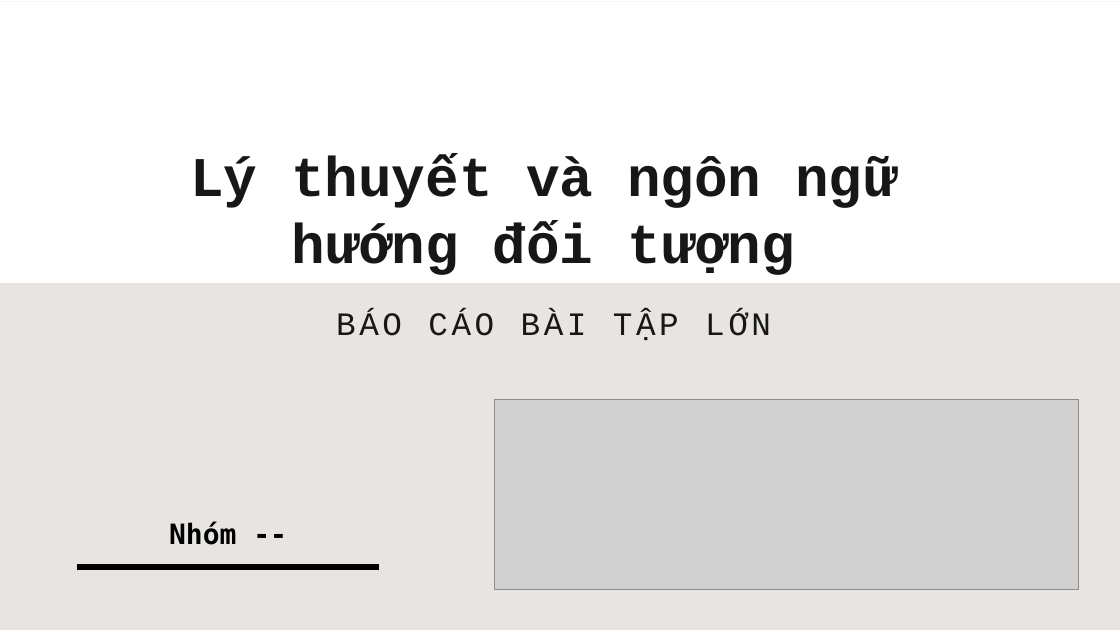
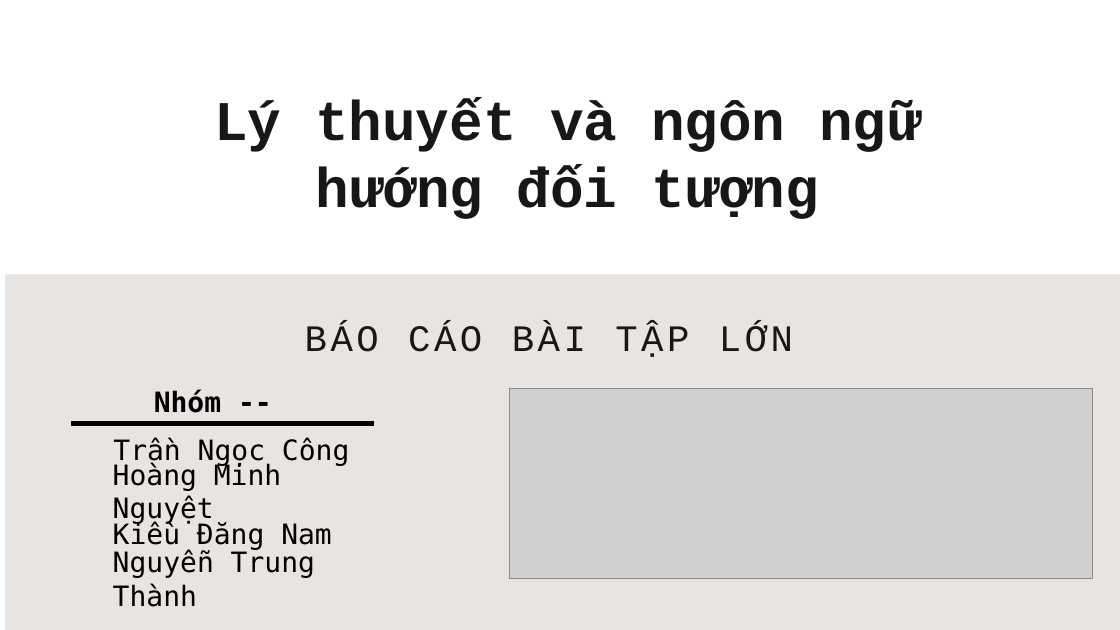
Before and after one commit to thanhhff/Cafe-Manager, a slide deck: slide 1 of report/FinalReport.pptx. Drawn at 1120x630 pixels with LibreOffice and Linux fonts; fonts in the diff are those of the drawing; grey boxes stand for pictures. Boxes give left, top, right and bottom in pixels: in the first picture for what was removed or moved away, otherwise in the second. Text is boxed around its words. In the diff, an @@ line names an element or a change of style, - is before the commit and + after.

```diff
--- a/report/FinalReport.pptx
+++ b/report/FinalReport.pptx
@@ rectangle resized from (x1=0, y1=2, x2=1120, y2=283) to (x1=0, y1=0, x2=1120, y2=275) @@
@@ text "Lý thuyết và ngôn ngữ" moved from (x1=190, y1=156, x2=896, y2=275) to (x1=214, y1=100, x2=920, y2=219) @@
@@ rectangle resized from (x1=0, y1=2, x2=1120, y2=630) to (x1=6, y1=95, x2=1120, y2=630) @@
@@ text "BÁO CÁO BÀI TẬP LỚN" moved from (x1=336, y1=311, x2=771, y2=340) to (x1=305, y1=325, x2=793, y2=357) @@
@@ text "BÁO CÁO BÀI TẬP LỚN" at (x1=305, y1=325, x2=793, y2=357): size 28 to 32 pt @@
@@ text "Nhóm --" moved from (x1=169, y1=522, x2=236, y2=545) to (x1=154, y1=390, x2=221, y2=413) @@
@@ picture moved from (x1=495, y1=400, x2=1079, y2=590) to (x1=509, y1=388, x2=1093, y2=578) @@
@@ line moved from (76, 567) - (380, 567) to (71, 423) - (374, 423) @@
@@ text added at (x1=198, y1=438, x2=349, y2=467), 24 pt, text #000000 @@
+Trần Ngọc Công
@@ text added at (x1=113, y1=462, x2=281, y2=525), 24 pt, text #000000 @@
+Hoàng Minh Nguyệt
@@ text added at (x1=197, y1=522, x2=332, y2=551), 24 pt, text #000000 @@
+Kiều Đăng Nam
@@ text added at (x1=113, y1=551, x2=315, y2=607), 24 pt, text #000000 @@
+Nguyễn Trung Thành
```
Also in this commit, not shown: 15 other slides changed.
